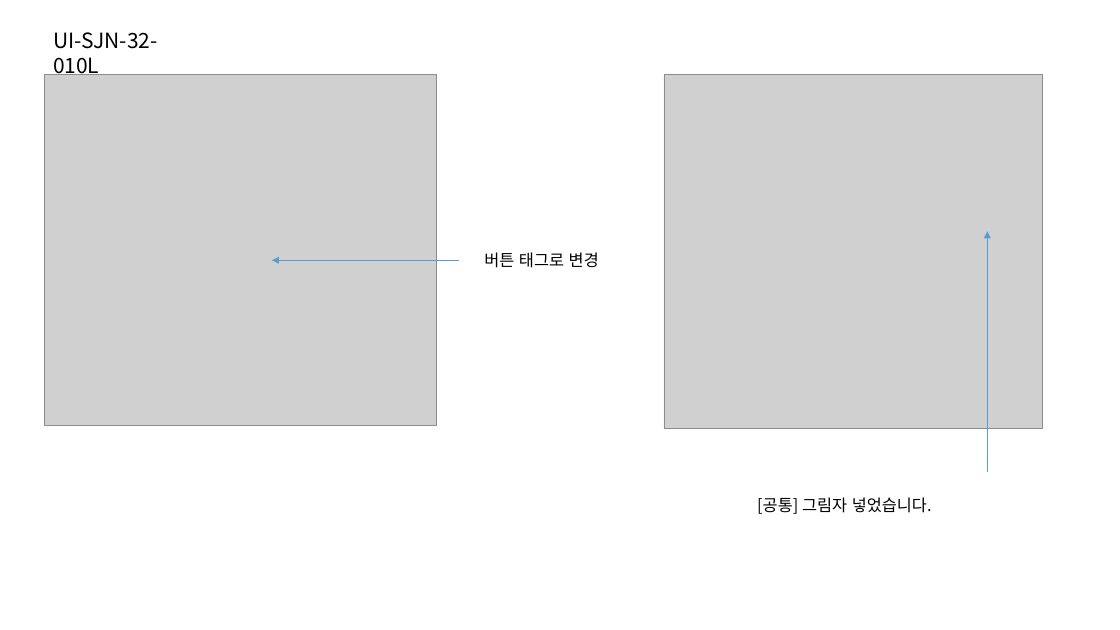
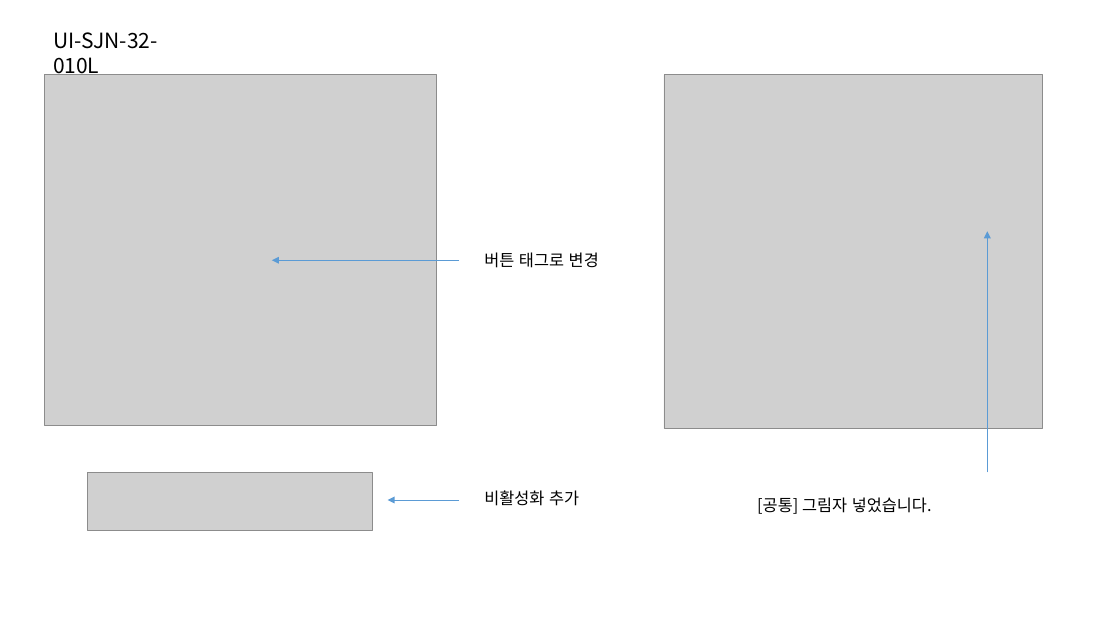
Before and after one commit to jeoungGyy/sejong, a slide deck: slide 9 of ppt/04-02.pptx. Drawn at 1120x630 pixels with LibreOffice and Linux fonts; fonts in the diff are those of the drawing; grey boxes stand for pictures. Boxes give left, top, right and bottom in pixels: in the first picture for what was removed or moved away, otherwise in the second. Text is boxed around its words. In the diff, an @@ line names an element or a change of style, - is before the commit and + after.

```diff
--- a/ppt/04-02.pptx
+++ b/ppt/04-02.pptx
@@ picture added at [88, 472, 373, 531] @@
@@ arrow added from (460, 500) to (387, 500), #5B9BD5 0.5 pt @@
@@ text added at [484, 490, 579, 506], 14 pt, text #000000 @@
+비활성화 추가
```
Also in this commit, not shown: 2 other files.
